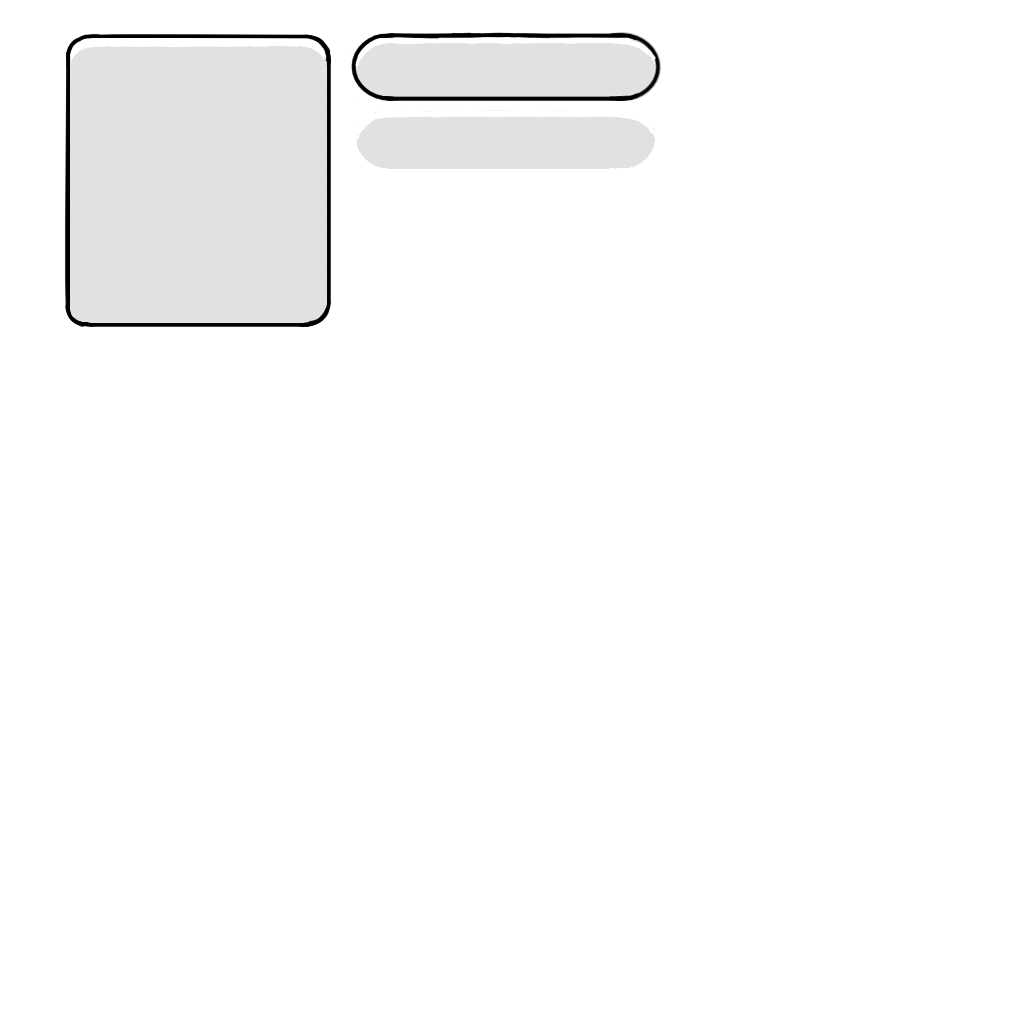
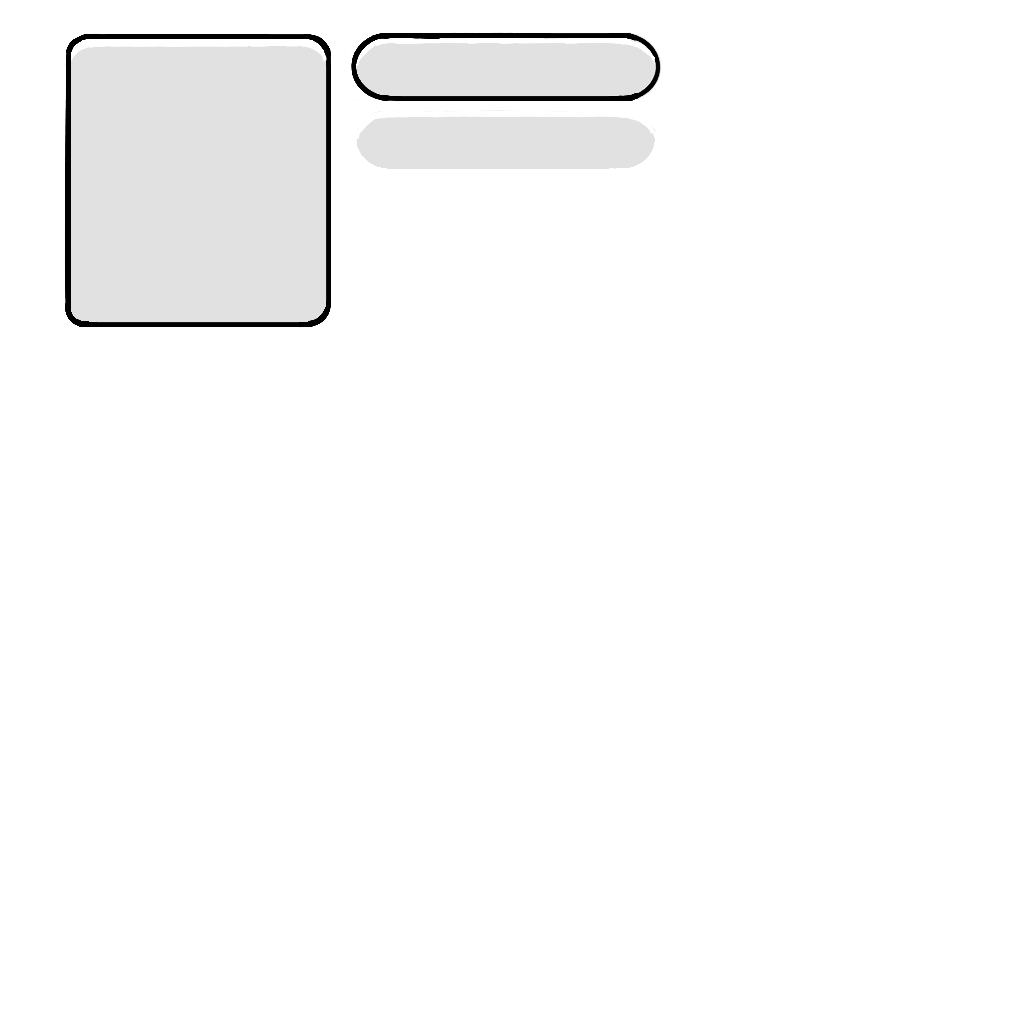
Layer changes from the first 1024 x 1024 image to the second:
painted on "Paint Layer 1" over [65, 32, 660, 328]
